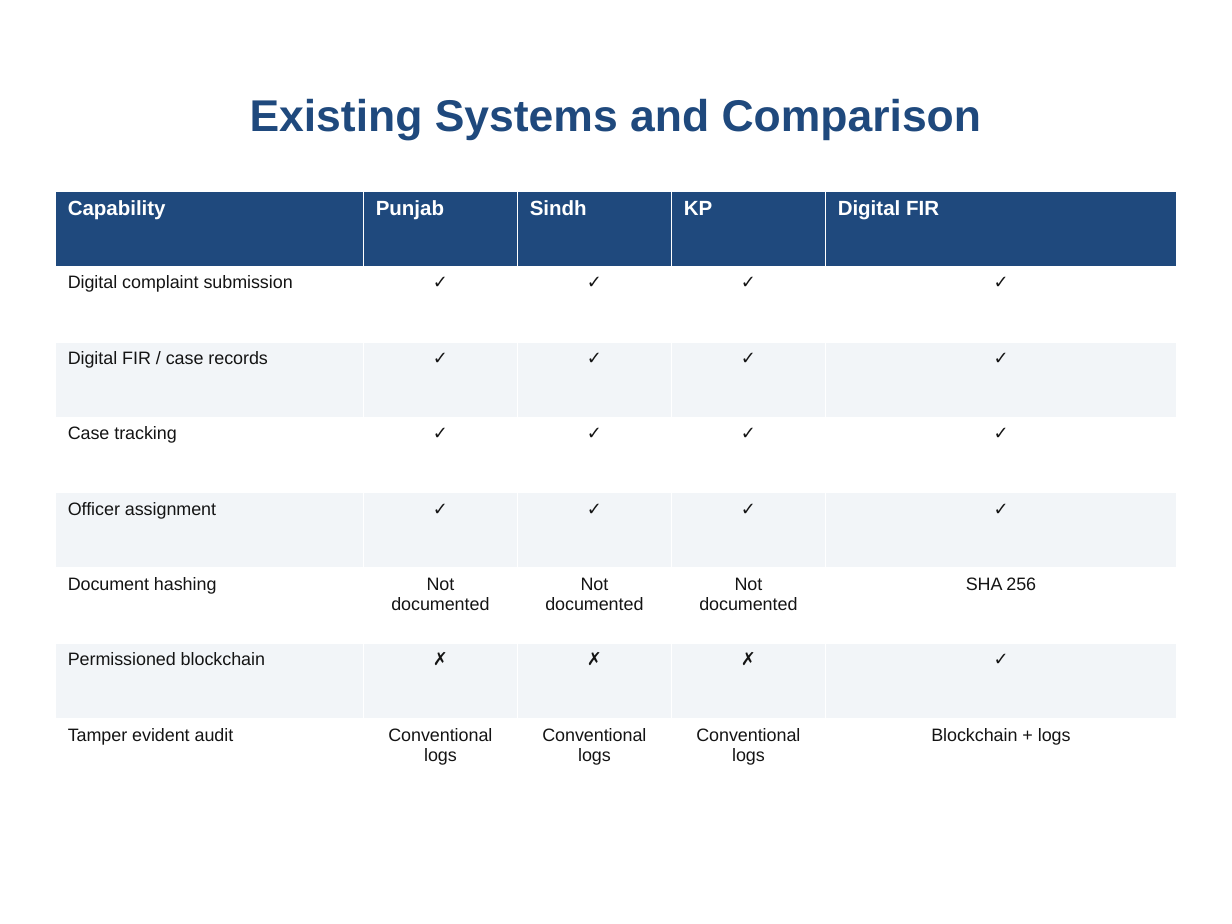
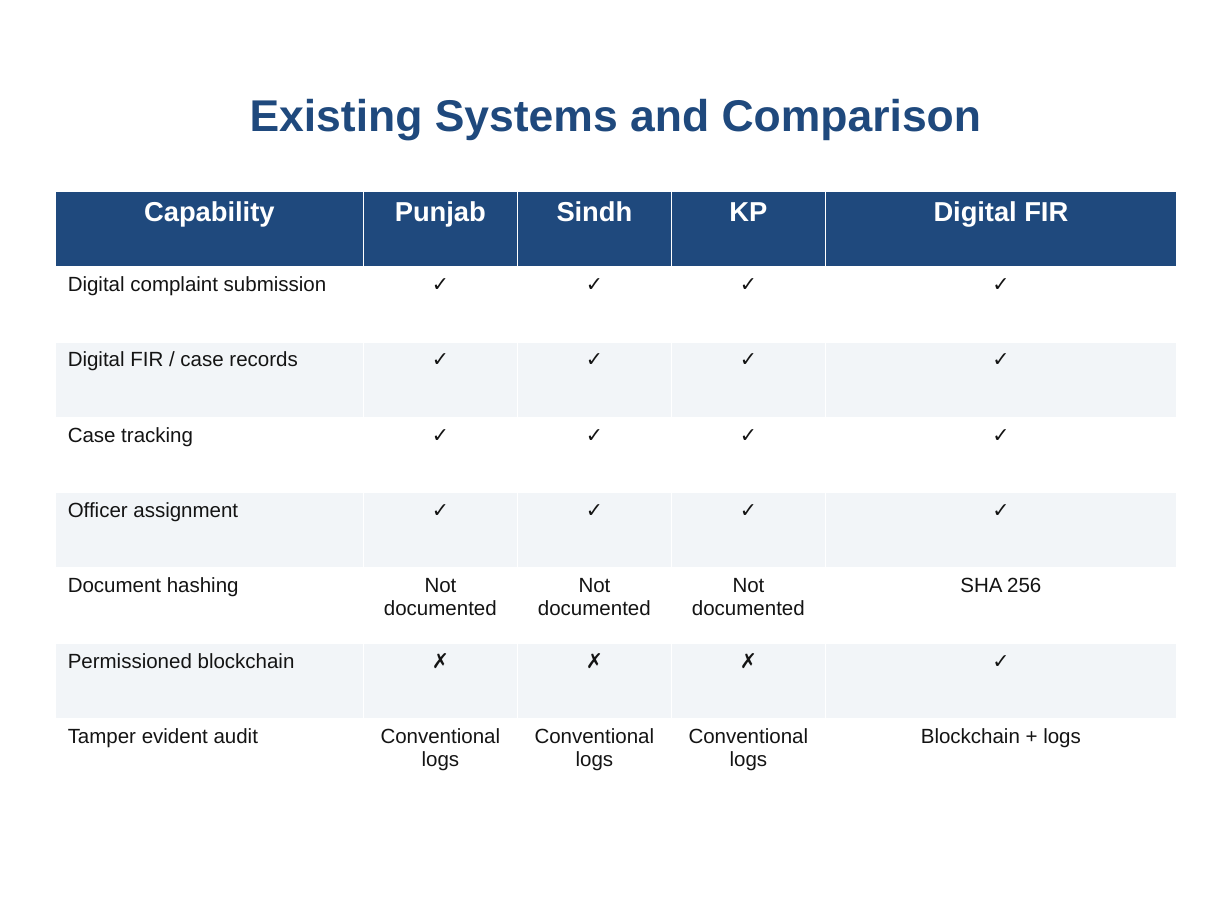
Before and after one commit to Sharaiz333/FYPBSCS_Digital-FIR-blockchain_2026, a slide deck: slide 7 of Final_Digital_FIR_Final_FYP_Presentation.pptx. Drawn at 1232x924 pixels with LibreOffice and Linux fonts; fonts in the diff are those of the drawing; background and template pictures are left out. Boxes give left, top, right and bottom in pixels: in the first picture for what was removed or moved away, otherwise in the second. Text is boxed around its words. In the diff, an @@ line names an element or a change of style, - is before the commit and + after.

```diff
--- a/Final_Digital_FIR_Final_FYP_Presentation.pptx
+++ b/Final_Digital_FIR_Final_FYP_Presentation.pptx
@@ table at (x1=55, y1=191, x2=1177, y2=795) @@
@@ size 12 to 16 pt in "Capability", "Punjab", "Sindh", "KP" and 1 more places @@
@@ size 10.5 to 12 pt in "Digital complaint submission", "✓", "✓", "✓" and 31 more places @@
@@ alignment left to centre @@
```
Also in this commit, not shown: 13 other slides changed, 1 slide added, 3 other files.
